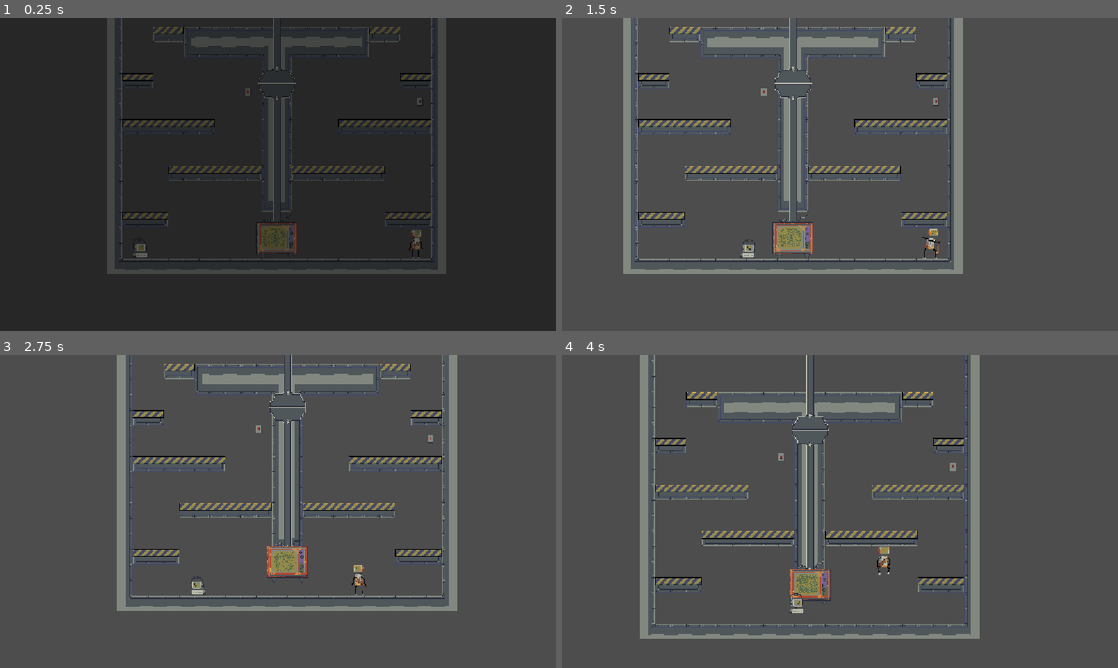
Above: before the commit, frames 1-4 (two rows, left to right).
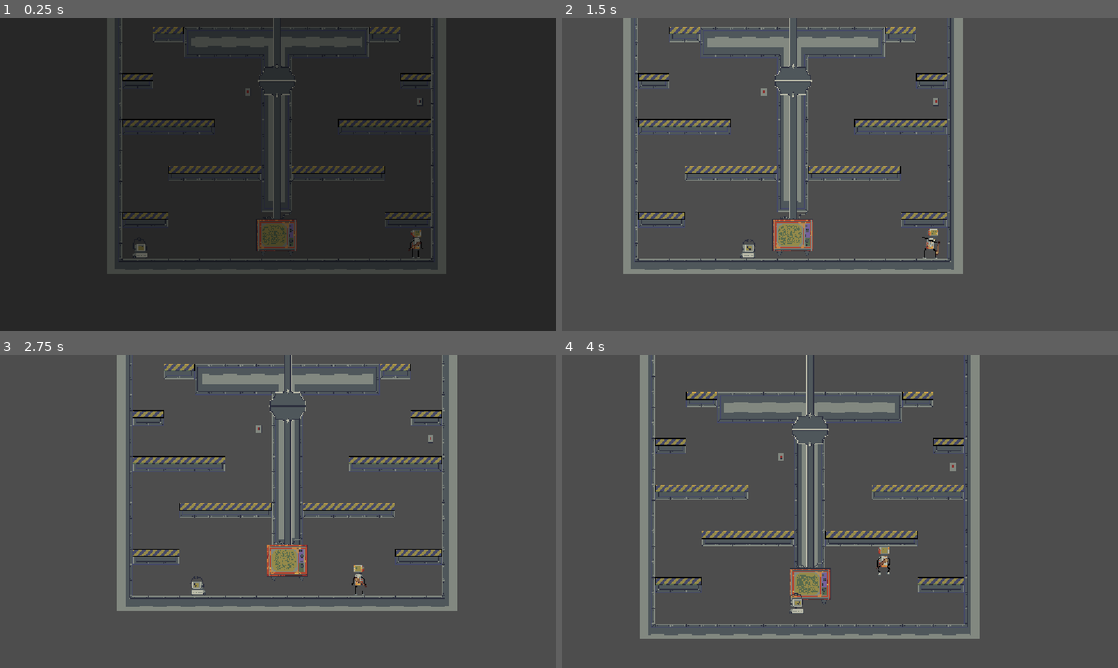
Above: after the commit, the same moments.

Repository: Zadcry/GameJam2026
Game: Godot game, scene res://scenes/level9.tscn
Two runs of this game, one before a commit and one after it. Both use one fixed random seed, a clock stepped at 60 frames per second and the inputs below. This scene is started directly instead of the project's main scene. The engine's default icon, where the game draws it, is replaced by a stand-in: a white triangle on a blue panel in a dark square.
Inputs (mouse positions are in pixels of both pictures, inside the frame that each line leads up to):
- Up to frame 1 (0.25 s): no input
- Up to frame 2 (1.5 s): tap Enter (p2_hit) at 0.5, 1.35 s; move the mouse to (962, 158) at 0.52 s; hold E (p1_shoot) 0.53-1.28 s; hold D (p1_move_right) from 0.53 s (still down); click (962, 158) at 0.67 s; tap W (p1_move_up) at 0.77 s; move the mouse to (728, 190) at 1.27 s
- Up to frame 3 (2.75 s): tap W (p1_move_up) at 1.52 s; move the mouse to (333, 442) at 2.02 s; release D (p1_move_right) at 2.03 s; hold A (p1_move_left) from 2.03 s (still down); hold Left (p2_move_left) from 2.03 s (still down)
- Up to frame 4 (4 s): move the mouse to (812, 574) at 2.77 s; release A (p1_move_left) at 2.78 s; release Left (p2_move_left) at 2.78 s; hold D (p1_move_right) from 2.78 s (still down); tap Right (p2_move_right) at 2.85 s; click (812, 574) at 2.92 s; tap W (p1_move_up) at 3.02, 3.77 s; move the mouse to (1006, 558) at 3.52 s; tap Up (p2_move_up) at 3.6 s

The runs differ from the first frame. In frame 1, 0.5% of the frame differs, in the area x 46-54%, y 15-76%; in frame 2, 0.7%, in the area x 37-46%, y 14-77%; in frame 3, 0.6%; in frame 4, 0.3%.

Commit message:
hace cambio de fase

Diff:
--- a/scenes/jefe_cabeza.tscn
+++ b/scenes/jefe_cabeza.tscn
@@ -189,7 +189,7 @@
 }]
 
 [node name="jefeCabeza" type="CharacterBody2D" unique_id=2067842342]
-collision_layer = 0
+collision_layer = 8
 collision_mask = 0
 script = ExtResource("1_2qr1i")
 
--- a/scenes/level9.tscn
+++ b/scenes/level9.tscn
@@ -92,8 +92,11 @@
 collision_mask = 3
 muro_a_eliminar = NodePath("../murokk2")
 
+[node name="motorJefe" parent="." unique_id=1262854097 instance=ExtResource("12_jq68i")]
+position = Vector2(-255, -675)
+
 [node name="jefeCabeza" parent="." unique_id=2067842342 instance=ExtResource("4_dbux4")]
-position = Vector2(-255, 86)
+position = Vector2(-255, 80)
 
 [node name="Player1" parent="." unique_id=1666029543 instance=ExtResource("2_jo5h5")]
 position = Vector2(-539, 110)
@@ -130,14 +133,11 @@
 [node name="arenaCombate" type="Area2D" parent="." unique_id=81174150]
 position = Vector2(-255, -362)
 scale = Vector2(25.72, 1)
-collision_mask = 3
+collision_mask = 11
 script = ExtResource("11_llul2")
 
 [node name="CollisionShape2D" type="CollisionShape2D" parent="arenaCombate" unique_id=1617004265]
 shape = SubResource("RectangleShape2D_jq68i")
-
-[node name="motorJefe" parent="." unique_id=1262854097 instance=ExtResource("12_jq68i")]
-position = Vector2(-255, -675)
 
 [node name="murokk" type="StaticBody2D" parent="." unique_id=779914751]
 position = Vector2(-12, -14)
--- a/scripts/arena_combate.gd
+++ b/scripts/arena_combate.gd
@@ -1,6 +1,7 @@
 extends Area2D
 
 var jugador:Node2D =null
+var jefe:Node2D = null
 # Called when the node enters the scene tree for the first time.
 func _ready() -> void:
 	pass # Replace with function body.
@@ -12,5 +13,10 @@
 
 
 func _on_body_entered(body: Node2D) -> void:
-	jugador=body
-	print(jugador)
+	if body.is_in_group("player1") and body.is_in_group("player1"):
+		print("llegaron los dos jugadores")
+	elif body.is_in_group("jefe"):
+		jefe = body
+		var llegaron:bool = true
+		if jefe.has_method("cambioFase"):
+			jefe.cambioFase(llegaron)
--- a/scripts/jefe_cabeza.gd
+++ b/scripts/jefe_cabeza.gd
@@ -11,54 +11,85 @@
 
 var jugador: Node2D = null
 var distanciaContraPlayer: int = 200
+var cambioFase2: bool = false
 
 
-enum Estado { SIGUIENDO, ATACANDO, REGRESANDO }
+enum Estado { SIGUIENDO, ATACANDO, REGRESANDO, FASE2 }
 var estado_actual = Estado.SIGUIENDO
 var posicion_x_original: float = -255.0
 
+var faseDos:Vector2 = Vector2(-255.0, -550.0)
+
 func _ready() -> void:
-	pass
+	add_to_group("jefe")
 
 func _physics_process(delta: float) -> void:
-	if jugador != null and is_instance_valid(jugador):
-		# El seguimiento vertical (eje Y) es constante en todos los estados
-		var directionY = global_position.direction_to(jugador.global_position).y
-		velocity.y = directionY * speed
+	# Verificación de seguridad base
+	if jugador == null or not is_instance_valid(jugador):
+		return # Si no hay jugador, no calculamos físicas para evitar crashes
 
-		match estado_actual:
-			Estado.SIGUIENDO:
+	match estado_actual:
+		Estado.SIGUIENDO:
+			# Aquí SÍ seguimos al jugador en Y
+			velocity.y = global_position.direction_to(jugador.global_position).y * speed
+			velocity.x = 0
+			animacion.play("preJefe")
+
+		Estado.ATACANDO:
+			# Mantenemos el seguimiento en Y mientras ataca
+			velocity.y = global_position.direction_to(jugador.global_position).y * speed
+
+			var directionX = sign(jugador.global_position.x - global_position.x)
+			if directionX == 0: directionX = 1
+			velocity.x = directionX * speed_ataque
+			animacion.play("pequeAtaque")
+
+			var distancia_x = abs(global_position.x - jugador.global_position.x)
+			var distancia_y = abs(global_position.y - jugador.global_position.y)
+
+			if distancia_x < 50.0 and distancia_y < 80.0:
+				if jugador.has_method("recibir_dano"):
+					jugador.recibir_dano(directionX)
+				estado_actual = Estado.REGRESANDO
+
+		Estado.REGRESANDO:
+			# Mantenemos el seguimiento en Y mientras regresa a su posición
+			velocity.y = global_position.direction_to(jugador.global_position).y * speed
+
+			var dir_regreso = sign(posicion_x_original - global_position.x)
+			velocity.x = dir_regreso * speed
+			animacion.play("preJefe")
+
+			if abs(global_position.x - posicion_x_original) < 10.0:
 				velocity.x = 0
-				animacion.play("preJefe")
+				estado_actual = Estado.SIGUIENDO
 
-			Estado.ATACANDO:
-				var directionX = sign(jugador.global_position.x - global_position.x)
-				if directionX == 0: directionX = 1 # Evitar multiplicaciones por cero
-				velocity.x = directionX * speed_ataque
-				animacion.play("pequeAtaque")
+		Estado.FASE2:
+			# Ya no seguimos al jugador en Y, vamos directo al punto de la Fase 2
+			animacion.play("jefeHabla")
 
-				# Detección de impacto por distancia
-				var distancia_x = abs(global_position.x - jugador.global_position.x)
-				var distancia_y = abs(global_position.y - jugador.global_position.y)
+			# Comprobamos a qué distancia estamos del punto objetivo
+			var distancia = global_position.distance_to(faseDos)
 
-				# Si está lo suficientemente cerca en X y alineado en Y, es un golpe
-				if distancia_x < 50.0 and distancia_y < 80.0:
-					if jugador.has_method("recibir_dano"):
-						jugador.recibir_dano(directionX)
-					estado_actual = Estado.REGRESANDO
+			if distancia > 10.0:
+				# Si estamos lejos, calculamos la dirección correcta y avanzamos
+				velocity = global_position.direction_to(faseDos) * speed
+			else:
+				# ¡Llegamos! Detenemos la velocidad y forzamos la posición exacta para no temblar
+				velocity = Vector2.ZERO
+				global_position = faseDos
 
-			Estado.REGRESANDO:
-				# Calculamos hacia dónde debe moverse para volver a su X original
-				var dir_regreso = sign(posicion_x_original - global_position.x)
-				velocity.x = dir_regreso * speed
-				animacion.play("preJefe")
-
-				# Condición de llegada: Si la diferencia entre su posición actual y la original es mínima
-				if abs(global_position.x - posicion_x_original) < 10.0:
-					velocity.x = 0
-					estado_actual = Estado.SIGUIENDO
+				# ---> AQUÍ puedes meter la lógica de lo que pasa después de llegar a Fase 2 <---
+				# Por ejemplo: estado_actual = Estado.ATACANDO_FASE_2
 
 	move_and_slide()
+
+# La señal del Area2D solo debe cambiar el estado e inicializar lo necesario
+func cambioFase(llegaron: bool) -> void:
+	if llegaron and estado_actual != Estado.FASE2:
+		cambioFase2 = true
+		timer.stop() # Apagamos el timer para que no decida atacar de la nada
+		estado_actual = Estado.FASE2 # Usamos nuestra máquina de estados como se debe
 
 func _on_hurtbox_body_entered(body: Node2D) -> void:
 	if !sigueJugador and jugador == null:
Not shown, added: sprites/BD-10.png.import
Not shown, added: sprites/Tuerca.png.import
